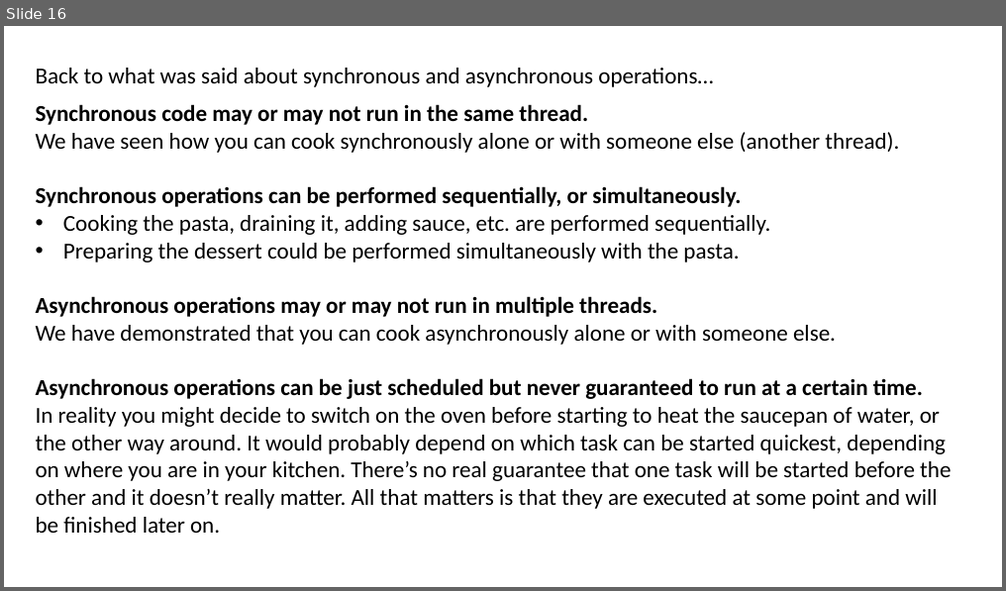
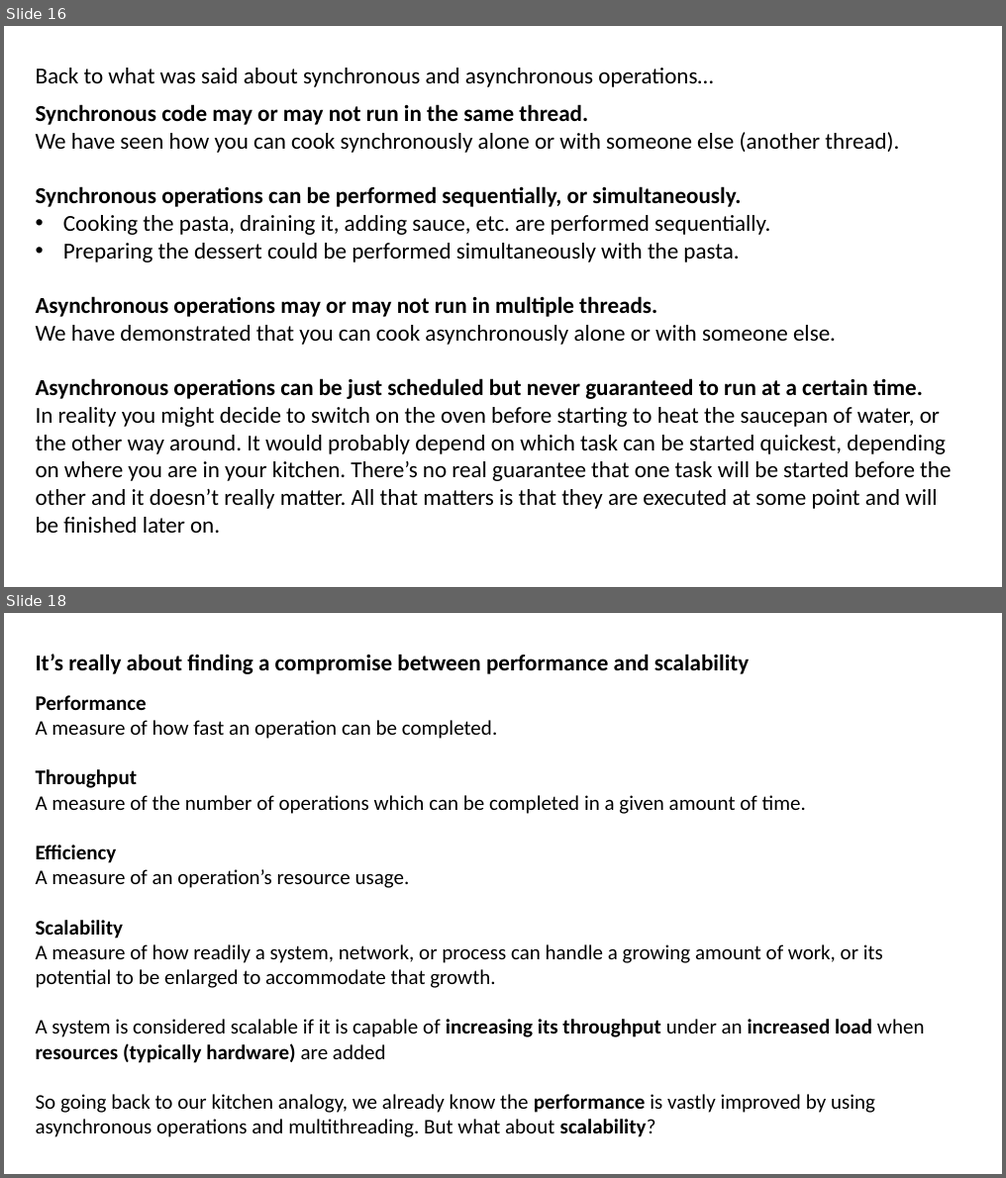
Before and after one commit to JoshKain/AsyncAwaitQuiz, a slide deck: Async and await presentation.pptx. Shown one above the other, each under a label of ours: slide 16 before the commit, slides 16 and 18 after it; the slides between them are not shown. The pictures are 1006x591 and 1006x1178 pixels, drawn with LibreOffice and Linux fonts; fonts in the diff are those of the drawing. Boxes give left, top, right and bottom in pixels: in the first picture for what was removed or moved away, otherwise in the second. Text is boxed around its words. In the diff, an @@ line names an element or a change of style, - is before the commit and + after.

```diff
--- a/Async and await presentation.pptx
+++ b/Async and await presentation.pptx
@@ slide 18 added at (x1=4, y1=613, x2=1002, y2=1174), background #FFFFFF @@
@@ text added at (x1=36, y1=654, x2=748, y2=674), 22 pt, text #000000, bold @@
+It’s really about finding a compromise between performance and scalability
@@ text added at (x1=36, y1=695, x2=925, y2=1138), 20 pt, text #000000 @@
+Performance
+A measure of how fast an operation can be completed.
+Throughput
+A measure of the number of operations which can be completed in a given amount of time.
+Efficiency
+A measure of an operation’s resource usage.
+Scalability
+A measure of how readily a system, network, or process can handle a growing amount of work, or its potential to be enlarged to accommodate that growth.
+A system is considered scalable if it is capable of increasing its throughput under an increased load when resources (typically hardware) are added
+So going back to our kitchen analogy, we already know the performance is vastly improved by using asynchronous operations and multithreading. But what about scalability?
```
Also in this commit, not shown: 1 slide changed, 1 other slide added.
